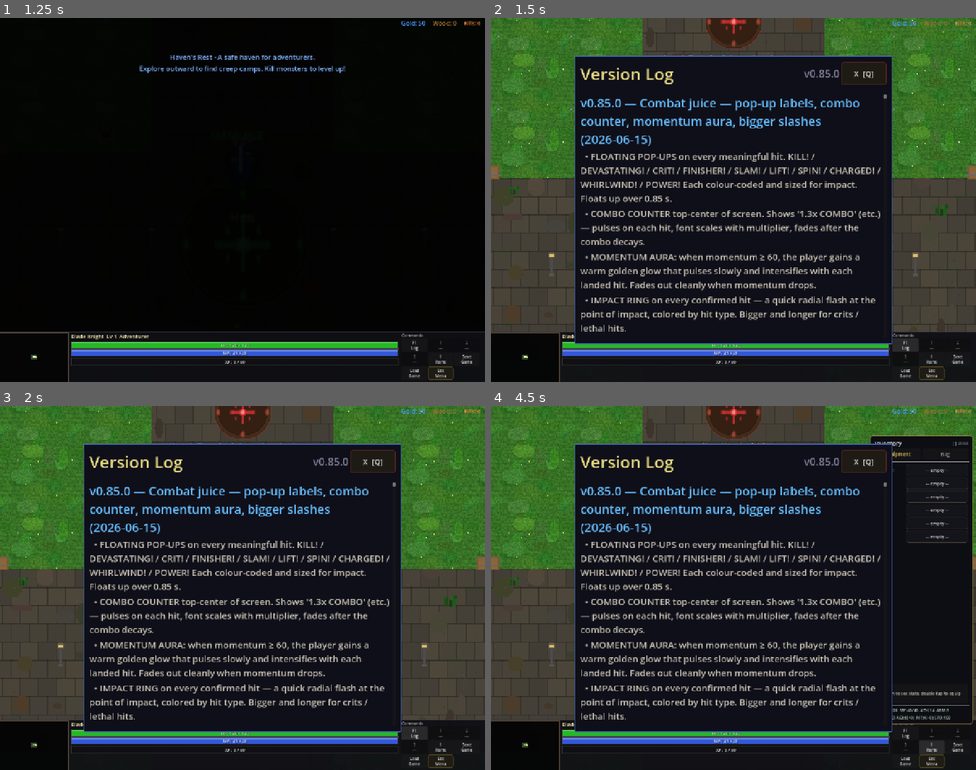
Above: before the commit, frames 1-4 (two rows, left to right).
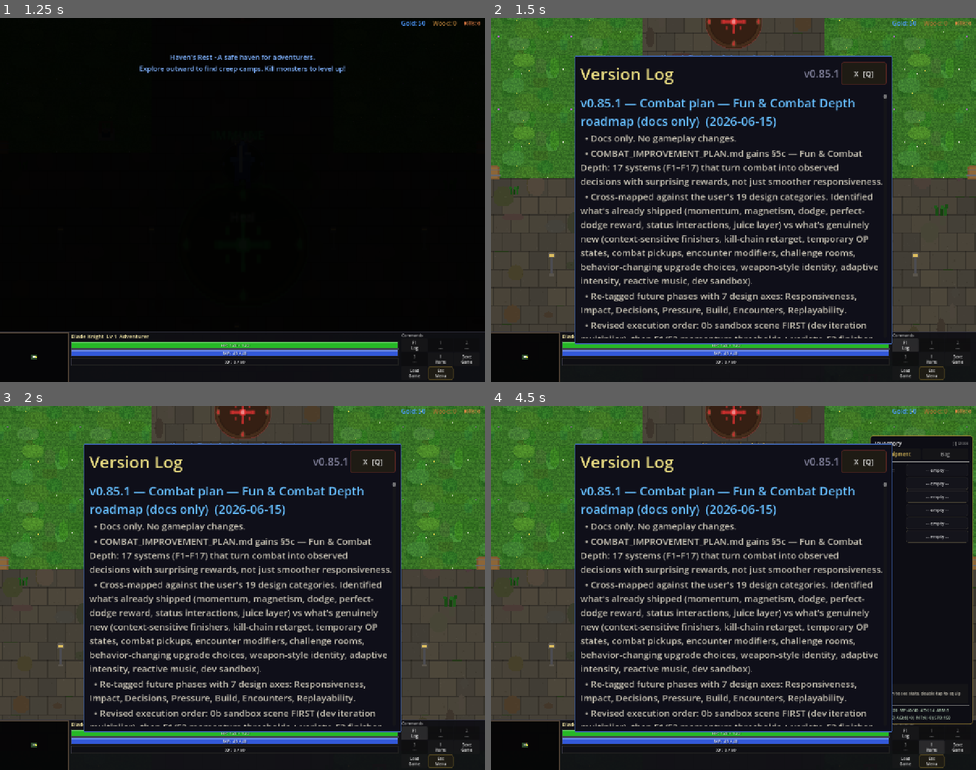
Above: after the commit, the same moments.

Repository: slxny/legends-open-rpg
Game: Godot game, scene res://scenes/main.tscn
Two runs of this game, one before a commit and one after it. Both use one fixed random seed, a clock stepped at 60 frames per second and the inputs below.
Inputs (mouse positions are in pixels of both pictures, inside the frame that each line leads up to):
- Up to frame 1 (1.25 s): tap Enter at 0.5 s; move the mouse to (218, 272) at 0.52 s; hold W (move_up) from 0.53 s (still down); hold Space (attack) from 0.53 s (still down); click (218, 272) at 0.67 s; tap Shift (dodge) at 0.8 s
- Up to frame 2 (1.5 s): release W (move_up) at 1.25 s; release Space (attack) at 1.25 s; click "F1 Log" at 1.25 s
- Up to frame 3 (2 s): no input
- Up to frame 4 (4.5 s): click "1 ---" at 2 s; click "2 ---" at 2.75 s; click "3 ---" at 3.5 s; click "I Items" at 4.25 s

Frame 1 is identical in both runs. In frame 2, 13% of the frame differs, in the area x 18-81%, y 14-88%; in frame 3, 13%; in frame 4, 13%.

Commit message:
v0.85.1: Combat plan — Fun & Combat Depth roadmap (docs only)
Docs only. No gameplay changes.

COMBAT_IMPROVEMENT_PLAN.md gains §5c — Fun & Combat Depth: 17 systems
(F1–F17) that make combat *more interesting to keep playing*, not just
smoother.

Cross-mapped against the user's 19 design categories:
- Already shipped: Momentum (1, partial), 3-hit core (3), Ability
  combinations proof (5, partial), Phase 2 polish.
- Genuinely new and placed: F3 context-sensitive finishers (cat 4),
  F4 kill-chain retarget (cat 16), F5 temporary OP states (cat 6),
  F6 combat pickups (cat 7), F9 risk/reward variants (cat 10),
  F10 destructibles (cat 11), F11 encounter modifiers (cat 12),
  F12 challenge rooms (cat 13), F13 behavior-changing upgrades (cat 14),
  F14 weapon-style identity (cat 15), F15 adaptive intensity (cat 17),
  F16 reactive music (cat 18), F17 combat sandbox.
- Promoted/restated for fun framing: F1/F2 momentum thresholds +
  variety bonus (cat 1, 2 — makes existing Momentum *felt*), F7 enemy
  roles (cat 8 = Phase 3.4), F8 vulnerability windows (cat 9 = 3.5).

Re-tagged future phases with 7 design axes: R Responsiveness, I Impact,
D Decisions, P Pressure, B Build, E Encounters, L Replayability.

Each system entry has: Why fun?, smallest viable, dependencies, required
artifacts, acceptance criteria, performance risk, save-format impact.

Revised execution order:
  0b combat sandbox FIRST (dev iteration multiplier)
  2.8 momentum thresholds + variety bonus
  2.9 context-sensitive finishers
  2.10 kill-chain auto-retarget
  2.11 temporary OP states (Frenzy/Berserk)
  2.12 combat pickups
  2.13 risk/reward variants
  Then Phase 3: enemy timelines → roles → coordinator → encounters

Save additive only: best_combo_streak (optional), attack_upgrades,
cleared_encounters. No new global autoloads (MusicDirector candidate
in 5.5 only). No god-script growth — every new system a component or
Resource.

Co-Authored-By: Claude Opus 4.7 (1M context) <noreply@anthropic.com>

Diff:
--- a/scenes/ui/changelog_dialog.gd
+++ b/scenes/ui/changelog_dialog.gd
@@ -9,9 +9,23 @@
 var _is_visible: bool = false
 var _is_mobile: bool = false
 
-const GAME_VERSION := "v0.85.0"
+const GAME_VERSION := "v0.85.1"
 
 const CHANGELOG: Array[Dictionary] = [
+	{
+		"version": "v0.85.1",
+		"title": "Combat plan — Fun & Combat Depth roadmap (docs only)",
+		"date": "2026-06-15",
+		"entries": [
+			"Docs only. No gameplay changes.",
+			"COMBAT_IMPROVEMENT_PLAN.md gains §5c — Fun & Combat Depth: 17 systems (F1–F17) that turn combat into observed decisions with surprising rewards, not just smoother responsiveness.",
+			"Cross-mapped against the user's 19 design categories. Identified what's already shipped (momentum, magnetism, dodge, perfect-dodge reward, status interactions, juice layer) vs what's genuinely new (context-sensitive finishers, kill-chain retarget, temporary OP states, combat pickups, encounter modifiers, challenge rooms, behavior-changing upgrade choices, weapon-style identity, adaptive intensity, reactive music, dev sandbox).",
+			"Re-tagged future phases with 7 design axes: Responsiveness, Impact, Decisions, Pressure, Build, Encounters, Replayability.",
+			"Revised execution order: 0b sandbox scene FIRST (dev iteration multiplier), then F1/F2 momentum thresholds + variety, F3 finisher variants, F4 kill-chain retarget, F5 Frenzy/Berserk, F6 pickups, F9 risk/reward. Then Phase 3 enemy timelines + roles + encounters.",
+			"For every system: why it makes combat MORE FUN (not just smoother), smallest viable, dependencies, required Resources/components/signals, acceptance criteria, performance risk, save-format impact.",
+			"Save additive only: best_combo_streak (optional), attack_upgrades, cleared_encounters. No new global autoloads (MusicDirector candidate in Phase 5.5 only).",
+		]
+	},
 	{
 		"version": "v0.85.0",
 		"title": "Combat juice — pop-up labels, combo counter, momentum aura, bigger slashes",
Not shown, changed: COMBAT_IMPROVEMENT_PLAN.md
